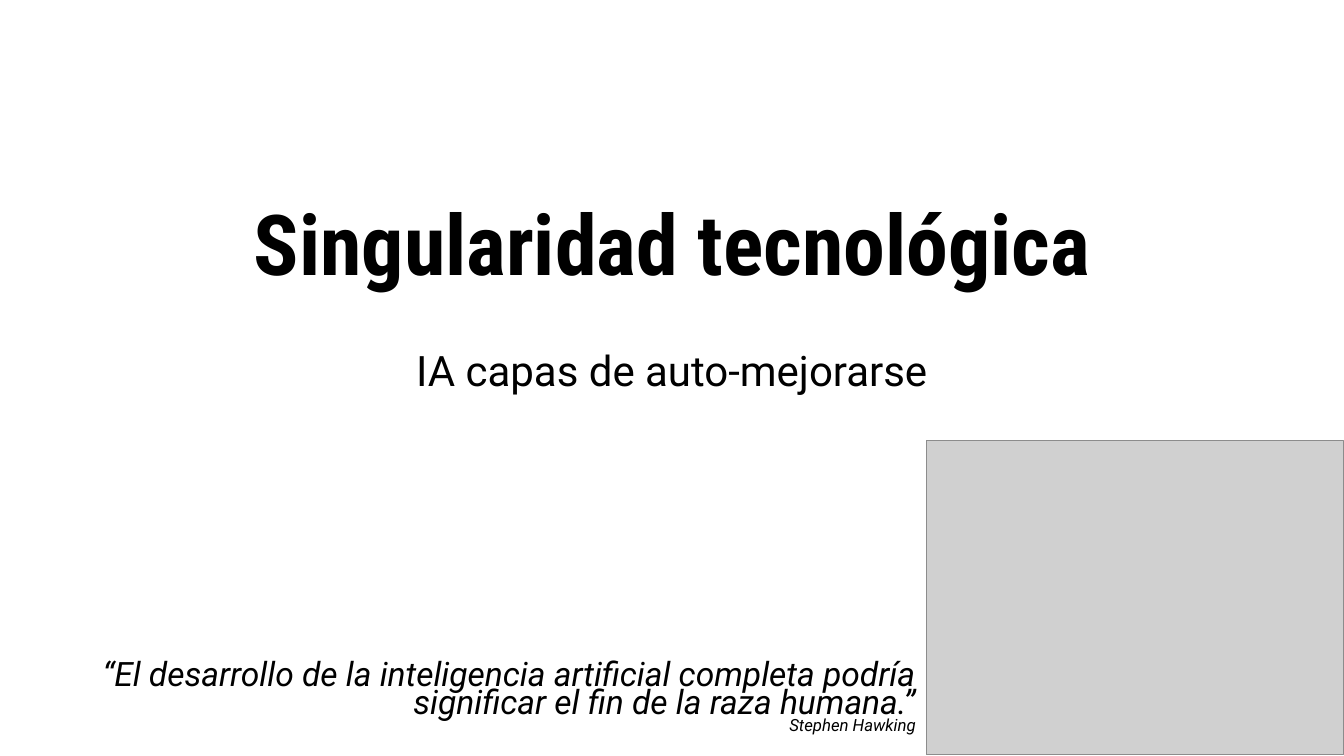
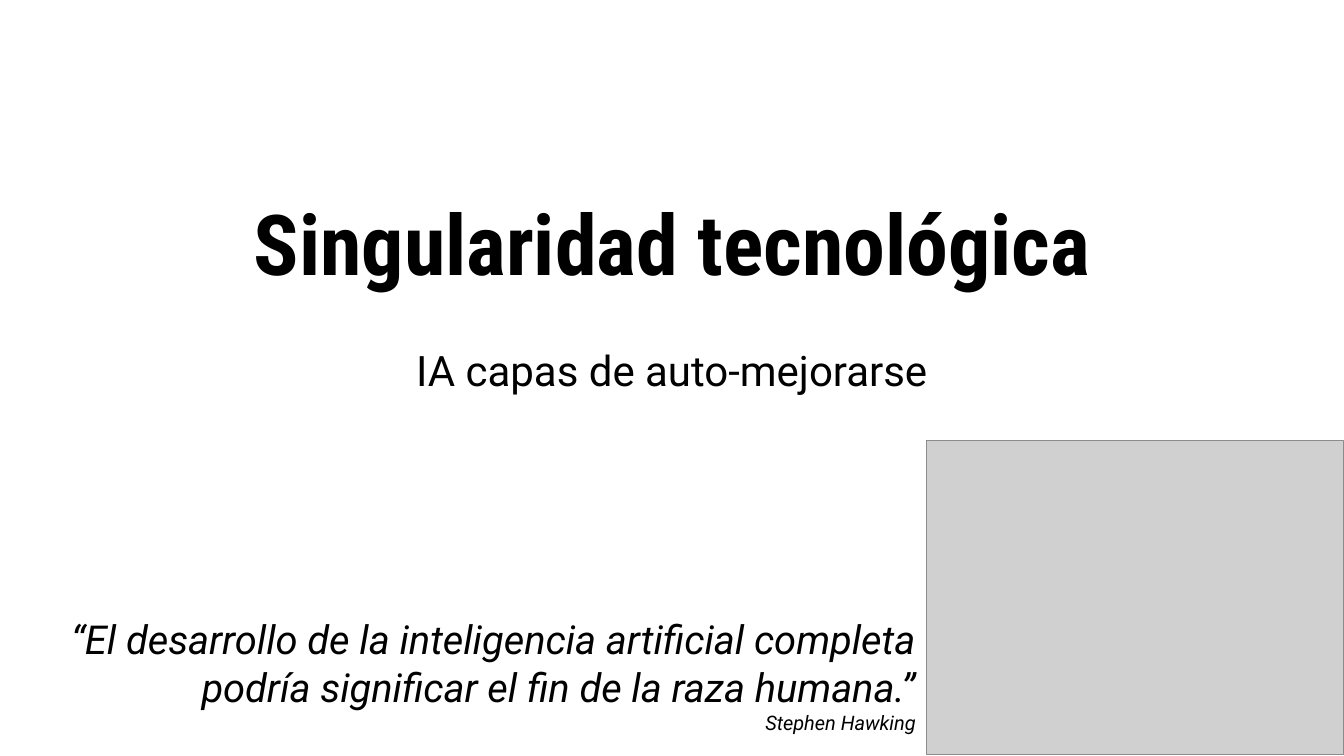
Before and after one commit to raxielh/Conferencias, a slide deck: slide 5 of El presente de Machine Learning.pptx (slide 2 before the commit). Drawn at 1344x756 pixels with LibreOffice and Linux fonts; fonts in the diff are those of the drawing; grey boxes stand for pictures. Boxes give left, top, right and bottom in pixels: in the first picture for what was removed or moved away, otherwise in the second. Text is boxed around its words. In the diff, an @@ line names an element or a change of style, - is before the commit and + after.

```diff
--- a/El presente de Machine Learning.pptx
+++ b/El presente de Machine Learning.pptx
@@ text "“El desarrollo de la inteligencia ...": place and size @@
-text "“El desarrollo de la inteligencia ..." at bbox=[103, 660, 916, 735]
+text "“El desarrollo de la inteligencia ..." at bbox=[71, 623, 916, 734]
@@ text "“El desarrollo de la inteligencia ..." at bbox=[71, 623, 916, 734]: size 24 to 28.5 pt in "“El desarrollo de la inteligencia artificial completa ..."; size 12 to 14.2 pt in "Stephen Hawking"; line spacing 0.7 to 1 @@
```
Also in this commit, not shown: 11 slides added, 1 slide removed, 1 other file.
